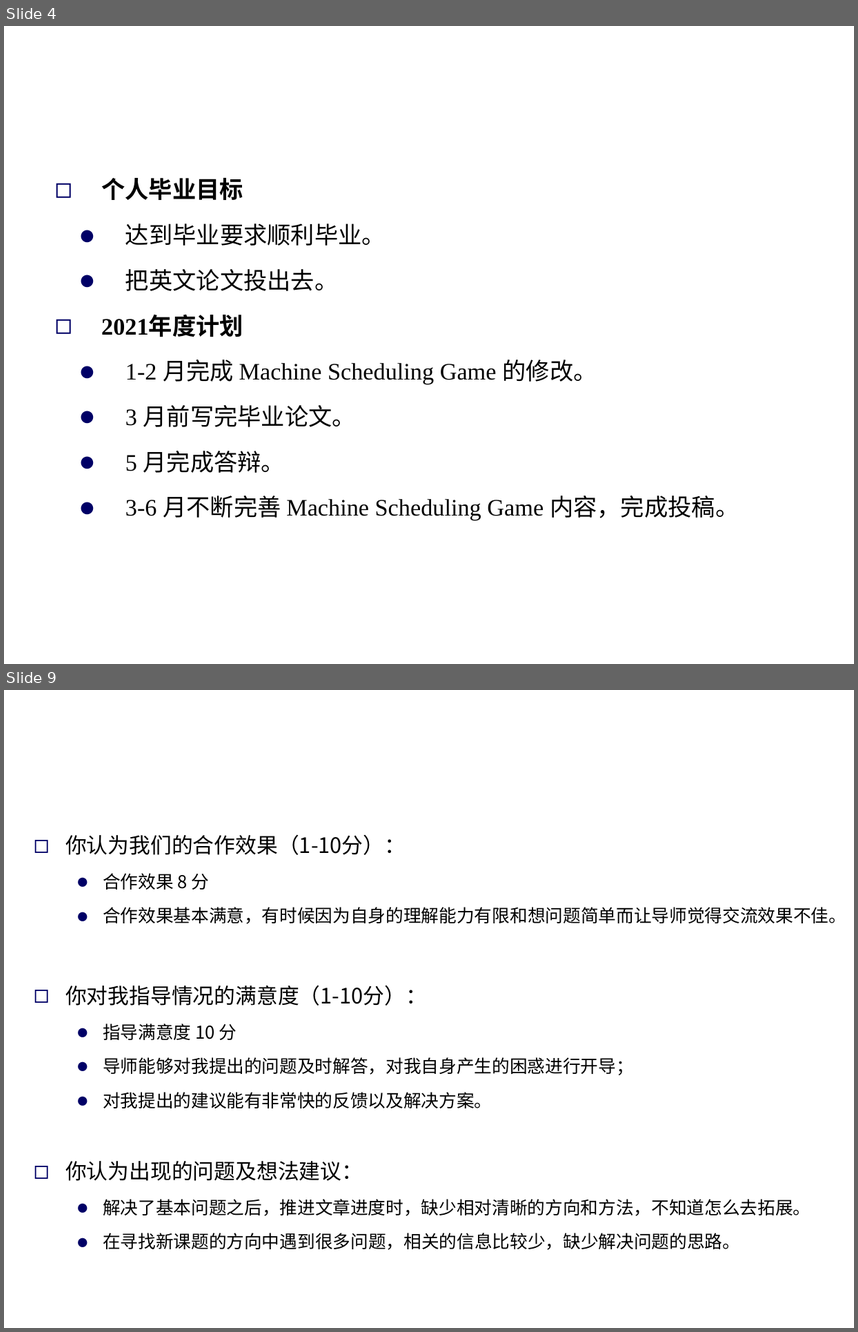
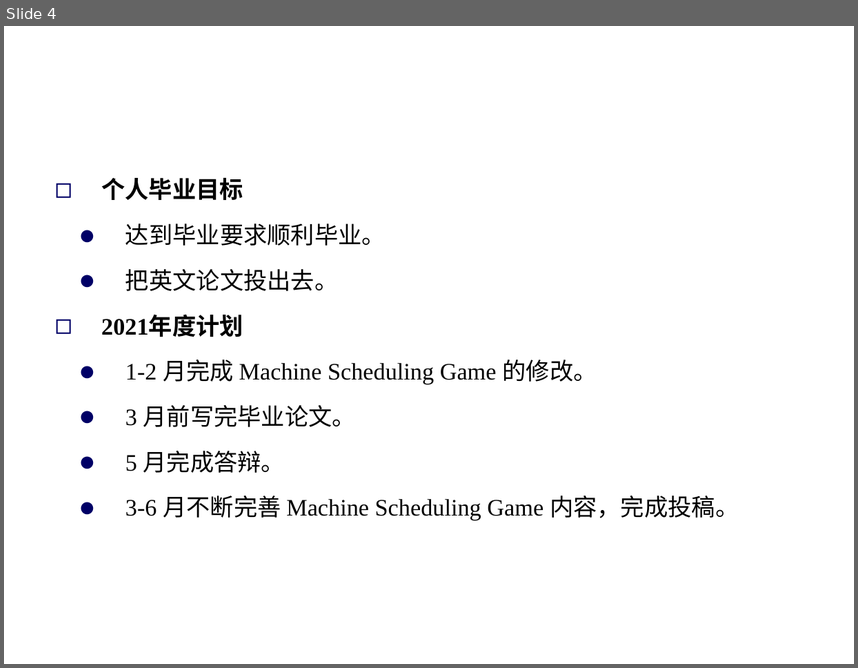
Before and after one commit to Dis-count/Writing, a slide deck: 2020年度总结lzk.ppt. Shown one above the other, each under a label of ours: slides 4 and 9 before the commit, slide 4 after it; the slides between them are not shown. The pictures are 858x1332 and 858x668 pixels, drawn with LibreOffice and Linux fonts; fonts in the diff are those of the drawing; background and template pictures are left out. Boxes give left, top, right and bottom in pixels: in the first picture for what was removed or moved away, otherwise in the second. Text is boxed around its words. In the diff, an @@ line names an element or a change of style, - is before the commit and + after.

```diff
--- a/2020年度总结lzk.ppt
+++ b/2020年度总结lzk.ppt
@@ slide 9 removed at [4, 690, 854, 1328], background picture (left out) @@
@@ title removed at [4, 690, 457, 782] @@
-汇报人：李子慷
@@ text removed at [65, 834, 846, 1250] @@
-◻ 你认为我们的合作效果（1-10分）：
-  ● 合作效果 8 分
-  ● 合作效果基本满意，有时候因为自身的理解能力有限和想问题简单而让导师觉得交流效果不佳。
-◻ 你对我指导情况的满意度（1-10分）：
-  ● 指导满意度 10 分
-  ● 导师能够对我提出的问题及时解答，对我自身产生的困惑进行开导；
-  ● 对我提出的建议能有非常快的反馈以及解决方案。
-◻ 你认为出现的问题及想法建议：
-  ● 解决了基本问题之后，推进文章进度时，缺少相对清晰的方向和方法，不知道怎么去拓展。
-  ● 在寻找新课题的方向中遇到很多问题，相关的信息比较少，缺少解决问题的思路。
```
Also in this commit, not shown: 2 slides changed, 4 other slides removed, 2 other files.
